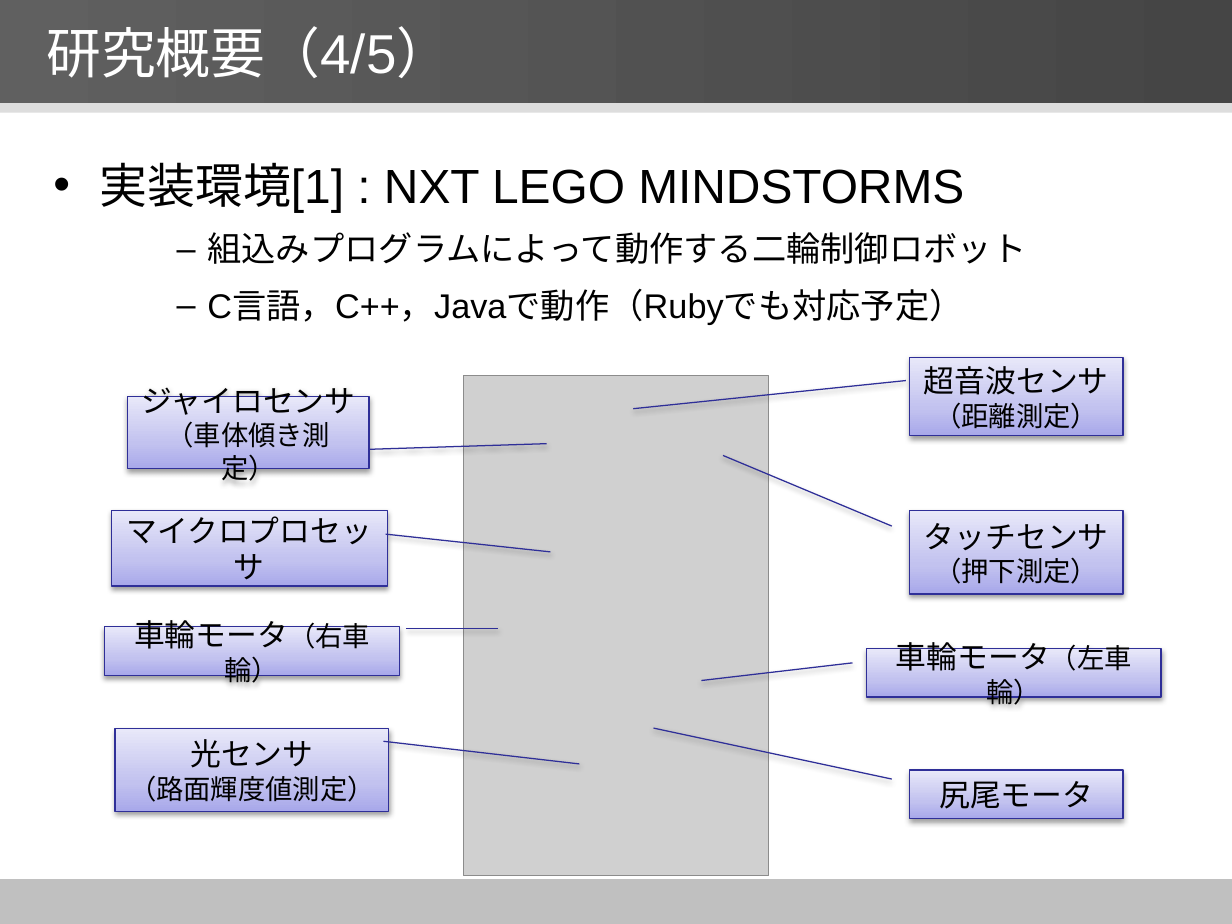
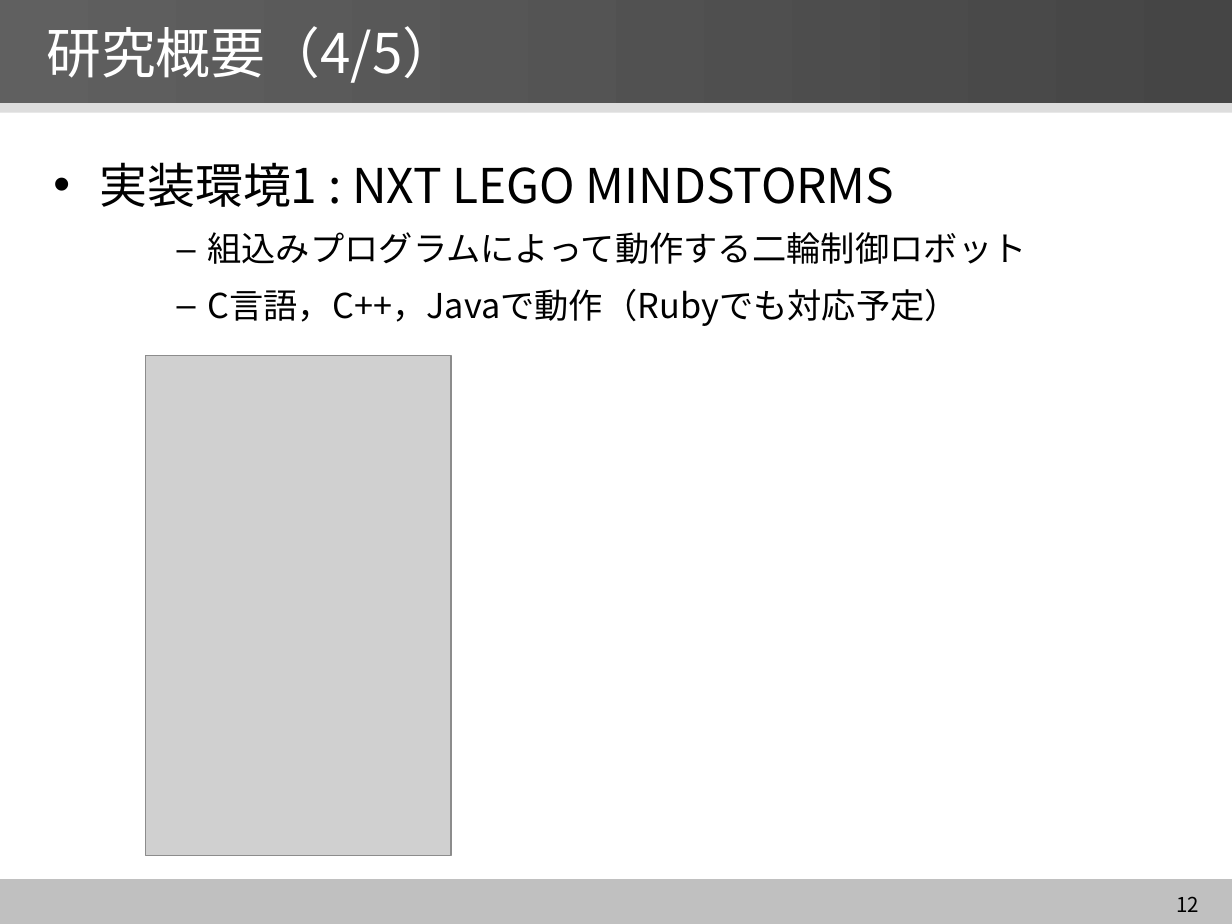
Before and after one commit to YutaNiimura/leJOS-OSEK, a slide deck: slide 12 of 中間発表関連/5I25新村祐太 中間発表スライドver2.0.pptx. Drawn at 1232x924 pixels with LibreOffice and Linux fonts; fonts in the diff are those of the drawing; grey boxes stand for pictures. Boxes give left, top, right and bottom in pixels: in the first picture for what was removed or moved away, otherwise in the second. Text is boxed around its words. In the diff, an @@ line names an element or a change of style, - is before the commit and + after.

```diff
--- a/中間発表関連/5I25新村祐太 中間発表スライドver2.0.pptx
+++ b/中間発表関連/5I25新村祐太 中間発表スライドver2.0.pptx
@@ title "研究概要（4/5）" at [46,26,457,83]: font Arial to Noto Sans CJK JP @@
@@ text at [100,162,895,207]: text changed; font Arial to Noto Sans CJK JP @@
-• 実装環境[1] : NXT LEGO MINDSTORMS
+• 実装環境1 : NXT LEGO MINDSTORMS
@@ text at [207,232,1026,326]: font Arial to Noto Sans CJK JP in "組込みプログラムによって動作する二輪制御ロボット", "C言語，C++，Javaで動作（Rubyでも対応予定）" @@
@@ picture: place and size @@
-picture at [463,376,769,876]
+picture at [145,355,451,855]
@@ border callout removed at [909,357,1122,436] @@
-超音波センサ（距離測定）
@@ border callout removed at [128,397,370,469] @@
-ジャイロセンサ
-（車体傾き測定）
@@ border callout removed at [111,510,387,585] @@
-マイクロプロセッサ
@@ border callout removed at [909,510,1122,594] @@
-タッチセンサ
-（押下測定）
@@ border callout removed at [105,627,399,675] @@
-車輪モータ（右車輪）
@@ border callout removed at [866,648,1161,696] @@
-車輪モータ（左車輪）
@@ border callout removed at [115,729,388,812] @@
-光センサ
-（路面輝度値測定）
@@ border callout removed at [909,770,1122,818] @@
-尻尾モータ
@@ page number added at [1176,896,1199,912], 12 pt, text #000000 @@
+12
```
Also in this commit, not shown: 19 other slides changed.
